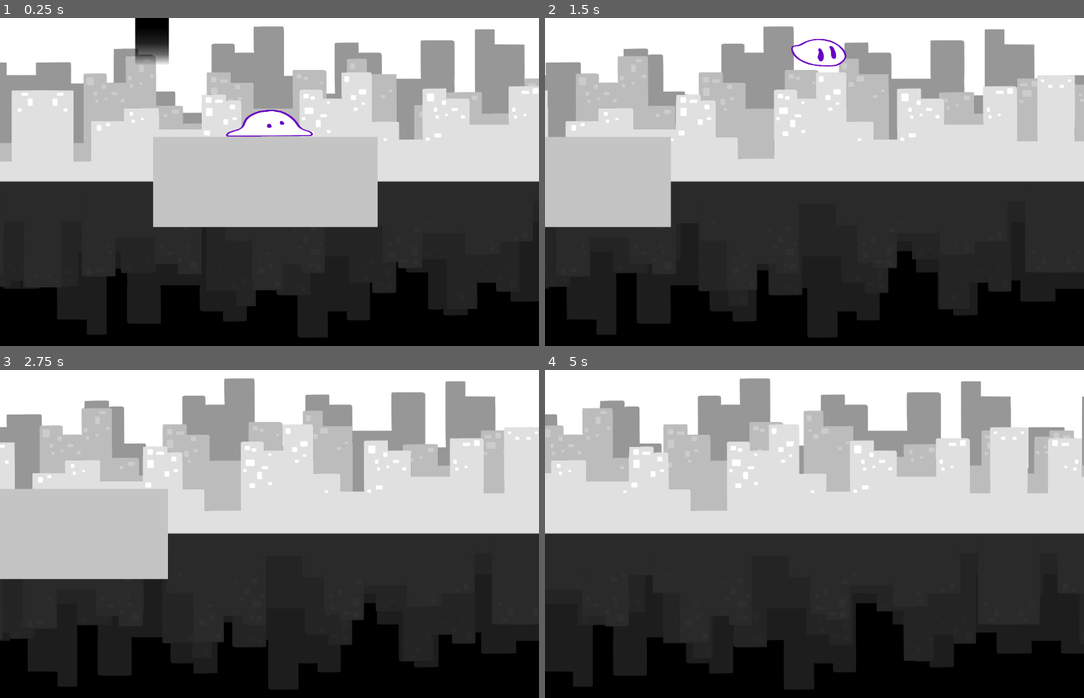
Above: before the commit, frames 1-4 (two rows, left to right).
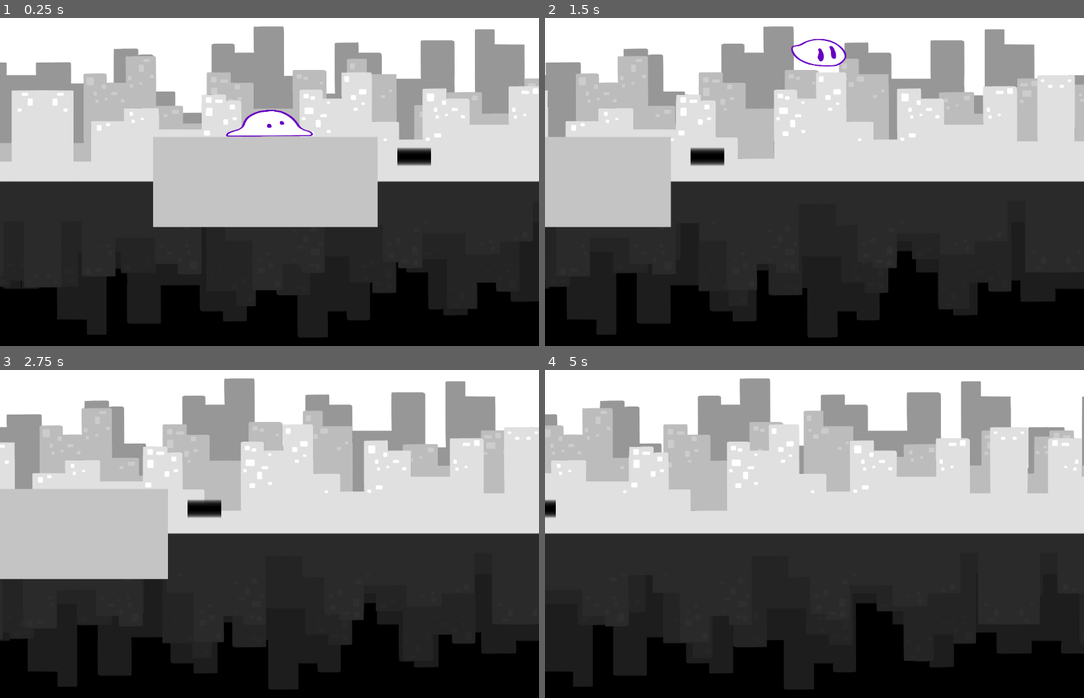
Above: after the commit, the same moments.

Repository: Globs-United/Project
Game: Godot game, scene res://lvl1.tscn
Two runs of this game, one before a commit and one after it. Both use one fixed random seed, a clock stepped at 60 frames per second and the inputs below.
Inputs:
- Up to frame 1 (0.25 s): no input
- Up to frame 2 (1.5 s): tap Enter at 0.5 s; hold Right (moveRight) from 0.53 s (still down); tap Space (jump) at 0.77 s
- Up to frame 3 (2.75 s): tap Space (jump) at 1.52 s; release Right (moveRight) at 2.03 s; hold Left (moveLeft) from 2.03 s (still down)
- Up to frame 4 (5 s): release Left (moveLeft) at 2.78 s; hold Right (moveRight) 2.78-4.28 s; tap Space (jump) at 3.02, 3.77, 4.52 s; hold Left (moveLeft) from 4.28 s (still down)

The runs differ from the first frame. In frame 1, 1.2% of the frame differs, in the area x 25-80%, y 0-46%; in frame 2, 0.4%; in frame 3, 0.3%; in frame 4, 0.1%.

Commit message:
Minor changes

Diff:
--- a/lvl1.tscn
+++ b/lvl1.tscn
@@ -1,7 +1,8 @@
-[gd_scene load_steps=6 format=3 uid="uid://bgvo0sua3mcnq"]
+[gd_scene load_steps=7 format=3 uid="uid://bgvo0sua3mcnq"]
 
 [ext_resource type="PackedScene" uid="uid://dgwk5b1f52pic" path="res://object_scenes/pit.tscn" id="2_ok8r0"]
 [ext_resource type="PackedScene" uid="uid://bqao8gba5f2ao" path="res://object_scenes/player.tscn" id="3_audra"]
+[ext_resource type="Script" path="res://scripts/pit.gd" id="3_x7kom"]
 [ext_resource type="PackedScene" uid="uid://dgy4yrqbl7mvj" path="res://object_scenes/wall.tscn" id="4_x7kom"]
 [ext_resource type="PackedScene" uid="uid://b7kig75wfp6de" path="res://object_scenes/background.tscn" id="5_audra"]
 [ext_resource type="Script" uid="uid://w8iguxe1l24l" path="res://scripts/camera_2d.gd" id="5_ok8r0"]
@@ -12,6 +13,9 @@
 position = Vector2(251, 148)
 
 [node name="Pit" parent="." instance=ExtResource("2_ok8r0")]
+position = Vector2(560, 296)
+scale = Vector2(0.2, 0.1)
+script = ExtResource("3_x7kom")
 
 [node name="Wall" parent="." instance=ExtResource("4_x7kom")]
 position = Vector2(242, 350)
--- a/object_scenes/pit.tscn
+++ b/object_scenes/pit.tscn
@@ -1,6 +1,6 @@
 [gd_scene load_steps=4 format=3 uid="uid://dgwk5b1f52pic"]
 
-[ext_resource type="Script" uid="uid://cbe1xrignat7y" path="res://scripts/pit.gd" id="1_ky878"]
+[ext_resource type="Script" uid="uid://cbe1xrignat7y" path="res://scripts/portal.gd" id="1_ky878"]
 [ext_resource type="Texture2D" uid="uid://cdpb26nn4ike3" path="res://sprites/pit.png" id="2_td4ai"]
 
 [sub_resource type="RectangleShape2D" id="RectangleShape2D_grrij"]
--- a/object_scenes/player.tscn
+++ b/object_scenes/player.tscn
@@ -1,39 +1,39 @@
 [gd_scene load_steps=61 format=3 uid="uid://bqao8gba5f2ao"]
 
 [ext_resource type="Script" uid="uid://1w83ymbu0tvx" path="res://scripts/playerKate.gd" id="1_cwixu"]
-[ext_resource type="Texture2D" uid="uid://ddid1snlxvy8h" path="res://sprites/Death1.png" id="2_h0q6h"]
+[ext_resource type="Texture2D" uid="uid://ddid1snlxvy8h" path="res://player_animations/Death1.png" id="2_h0q6h"]
 [ext_resource type="Texture2D" uid="uid://b6hgkid85hwa5" path="res://player_animations/Idle1.png" id="2_reiuo"]
-[ext_resource type="Texture2D" uid="uid://bve6otoy1s4oi" path="res://sprites/Death2.png" id="3_t5otc"]
+[ext_resource type="Texture2D" uid="uid://bve6otoy1s4oi" path="res://player_animations/Death2.png" id="3_t5otc"]
 [ext_resource type="Texture2D" uid="uid://clm2vevodjwtr" path="res://player_animations/Idle2.png" id="3_teha4"]
 [ext_resource type="Texture2D" uid="uid://dn0a8g8lmhaxv" path="res://player_animations/Idle3.png" id="4_3en0o"]
-[ext_resource type="Texture2D" uid="uid://dlwvdiq2nktcg" path="res://sprites/Death3.png" id="4_nfiuj"]
+[ext_resource type="Texture2D" uid="uid://dlwvdiq2nktcg" path="res://player_animations/Death3.png" id="4_nfiuj"]
 [ext_resource type="Texture2D" uid="uid://bbf8pqte2y5oi" path="res://player_animations/Idle4.png" id="5_0htvd"]
-[ext_resource type="Texture2D" uid="uid://b75gutxxcykt7" path="res://sprites/Death4.png" id="5_bucch"]
-[ext_resource type="Texture2D" uid="uid://dsvif77krsdsv" path="res://sprites/Death5.png" id="6_383ce"]
+[ext_resource type="Texture2D" uid="uid://b75gutxxcykt7" path="res://player_animations/Death4.png" id="5_bucch"]
+[ext_resource type="Texture2D" uid="uid://dsvif77krsdsv" path="res://player_animations/Death5.png" id="6_383ce"]
 [ext_resource type="Texture2D" uid="uid://cq17djnbfhkx0" path="res://player_animations/Idle1Y.png" id="6_eeptk"]
-[ext_resource type="Texture2D" uid="uid://cn8xmy8qn6p4q" path="res://sprites/Death6.png" id="7_e1ucv"]
+[ext_resource type="Texture2D" uid="uid://cn8xmy8qn6p4q" path="res://player_animations/Death6.png" id="7_e1ucv"]
 [ext_resource type="Texture2D" uid="uid://cavufotqwfkvi" path="res://player_animations/Idle2Y.png" id="7_hp8tk"]
 [ext_resource type="Texture2D" uid="uid://ovx8qlltfkkr" path="res://player_animations/Idle3Y.png" id="8_0xrqx"]
-[ext_resource type="Texture2D" uid="uid://d84krtqapxnk" path="res://sprites/Death7.png" id="8_4t6iu"]
+[ext_resource type="Texture2D" uid="uid://d84krtqapxnk" path="res://player_animations/Death7.png" id="8_4t6iu"]
 [ext_resource type="Texture2D" uid="uid://dgb2giaw2b3n1" path="res://player_animations/Idle4Y.png" id="9_0a7qy"]
-[ext_resource type="Texture2D" uid="uid://bo5e84r8le2e7" path="res://sprites/Death8.png" id="9_jiluc"]
+[ext_resource type="Texture2D" uid="uid://bo5e84r8le2e7" path="res://player_animations/Death8.png" id="9_jiluc"]
 [ext_resource type="Texture2D" uid="uid://cf1ri8pnwuicl" path="res://player_animations/Jump1.png" id="10_oifb6"]
-[ext_resource type="Texture2D" uid="uid://6s8mur2e2evj" path="res://sprites/Death1Y.png" id="10_rdxro"]
+[ext_resource type="Texture2D" uid="uid://6s8mur2e2evj" path="res://player_animations/Death1Y.png" id="10_rdxro"]
 [ext_resource type="Texture2D" uid="uid://5v3hwf52cfbf" path="res://sprites/transparentPixel.png" id="10_t5otc"]
 [ext_resource type="Texture2D" uid="uid://b0clc3is76yhg" path="res://player_animations/Jump2.png" id="11_kfkp0"]
-[ext_resource type="Texture2D" uid="uid://dcfkte6cpfdfn" path="res://sprites/Death2Y.png" id="11_r8cxx"]
-[ext_resource type="Texture2D" uid="uid://itqutra75c1d" path="res://sprites/Death3Y.png" id="12_7xpll"]
+[ext_resource type="Texture2D" uid="uid://dcfkte6cpfdfn" path="res://player_animations/Death2Y.png" id="11_r8cxx"]
+[ext_resource type="Texture2D" uid="uid://itqutra75c1d" path="res://player_animations/Death3Y.png" id="12_7xpll"]
 [ext_resource type="Texture2D" uid="uid://cx3r7f1mddg08" path="res://player_animations/Jump3.png" id="12_tmje3"]
-[ext_resource type="Texture2D" uid="uid://2cdmykbumr10" path="res://sprites/Death4Y.png" id="13_2or31"]
+[ext_resource type="Texture2D" uid="uid://2cdmykbumr10" path="res://player_animations/Death4Y.png" id="13_2or31"]
 [ext_resource type="Texture2D" uid="uid://cbds3bl3lx2dm" path="res://player_animations/Jump4.png" id="13_dfdsb"]
 [ext_resource type="Texture2D" uid="uid://bv7v71awqpgtm" path="res://player_animations/Jump5.png" id="14_bv8qb"]
-[ext_resource type="Texture2D" uid="uid://jckrv5wygs48" path="res://sprites/Death5Y.png" id="14_jg38s"]
-[ext_resource type="Texture2D" uid="uid://cc165veny4xfl" path="res://sprites/Death6Y.png" id="15_few73"]
+[ext_resource type="Texture2D" uid="uid://jckrv5wygs48" path="res://player_animations/Death5Y.png" id="14_jg38s"]
+[ext_resource type="Texture2D" uid="uid://cc165veny4xfl" path="res://player_animations/Death6Y.png" id="15_few73"]
 [ext_resource type="Texture2D" uid="uid://xs40jdakwbyn" path="res://player_animations/Jump6.png" id="15_ng2r3"]
 [ext_resource type="Texture2D" uid="uid://dxbuffaii37q4" path="res://player_animations/Jump7.png" id="16_44ieu"]
-[ext_resource type="Texture2D" uid="uid://dmv5wnay26bj8" path="res://sprites/Death7Y.png" id="16_a1nvc"]
+[ext_resource type="Texture2D" uid="uid://dmv5wnay26bj8" path="res://player_animations/Death7Y.png" id="16_a1nvc"]
 [ext_resource type="Texture2D" uid="uid://ccotwsbrspm1e" path="res://player_animations/Jump8ExtraFallFrame.png" id="17_h0q6h"]
-[ext_resource type="Texture2D" uid="uid://dsnsyqgb6436s" path="res://sprites/Death8Y.png" id="17_mnwd3"]
+[ext_resource type="Texture2D" uid="uid://dsnsyqgb6436s" path="res://player_animations/Death8Y.png" id="17_mnwd3"]
 [ext_resource type="Texture2D" uid="uid://bye7hv15js8ts" path="res://player_animations/Jump9.png" id="18_t5otc"]
 [ext_resource type="Texture2D" uid="uid://bi53uj7g6nq27" path="res://player_animations/Jump10.png" id="19_nfiuj"]
 [ext_resource type="Texture2D" uid="uid://bubj2nr2as813" path="res://player_animations/Jump11.png" id="20_bucch"]
--- a/scripts/playerKate.gd
+++ b/scripts/playerKate.gd
@@ -175,7 +175,7 @@
 	$AnimatedSprite2D.position.y *= -1
 	$CollisionShape2D.position.y *= -1
 	$VisibleOnScreenNotifier2D.position.y *= -1
-	gravity *= -1
+	gravity *= -1;
 	#jump velocity "flipped" in jump_velocity()
 
 
Not shown, changed: sprites/SpikesY.png.import
